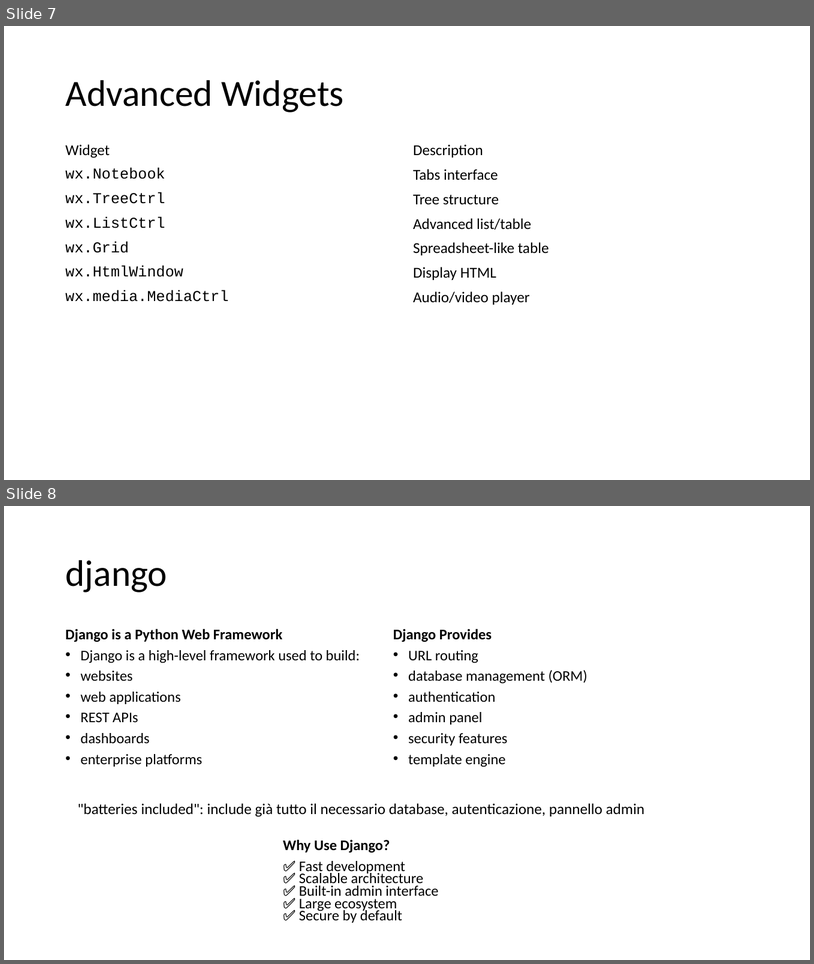
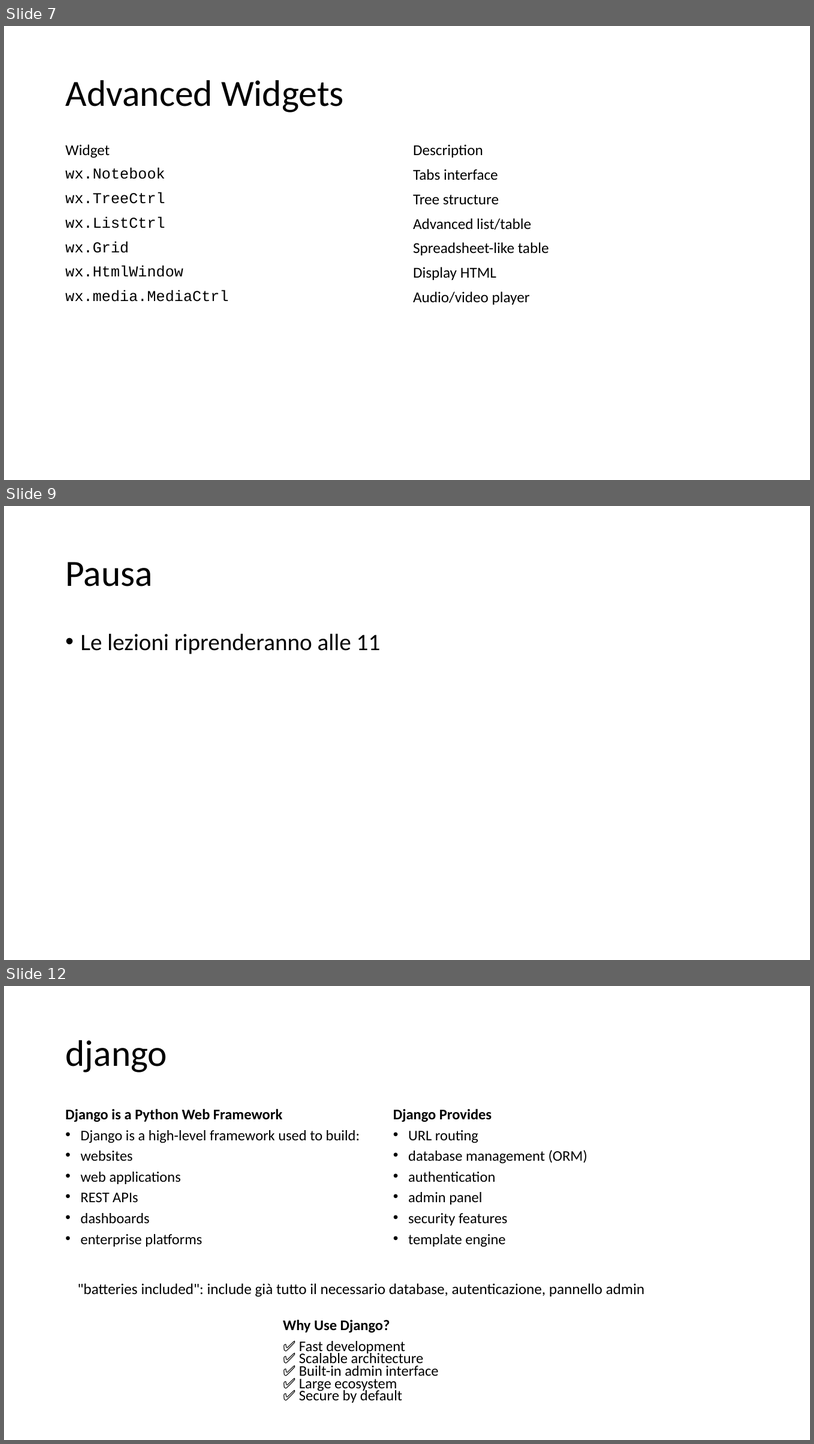
Before and after one commit to dipialx/Corso-Python, a slide deck: Lez4.pptx. Shown one above the other, each under a label of ours: slides 7 and 8 before the commit, slides 7, 9 and 12 after it; the slides between them are not shown. The pictures are 814x964 and 814x1444 pixels, drawn with LibreOffice and Linux fonts; fonts in the diff are those of the drawing. Boxes give left, top, right and bottom in pixels: in the first picture for what was removed or moved away, otherwise in the second. Text is boxed around its words. In the diff, an @@ line names an element or a change of style, - is before the commit and + after.

```diff
--- a/Lez4.pptx
+++ b/Lez4.pptx
@@ slide 9 added at (4, 506, 810, 960), background #FFFFFF @@
@@ title added at (65, 562, 153, 586), 44 pt, text #000000 @@
+Pausa
@@ text added at (81, 633, 381, 654), 28 pt, text #000000 @@
+• Le lezioni riprenderanno alle 11
@@ what was slide 8 is now slide 12 @@
```
Also in this commit, not shown: 2 slides changed, 11 other slides added, 3 other files.
